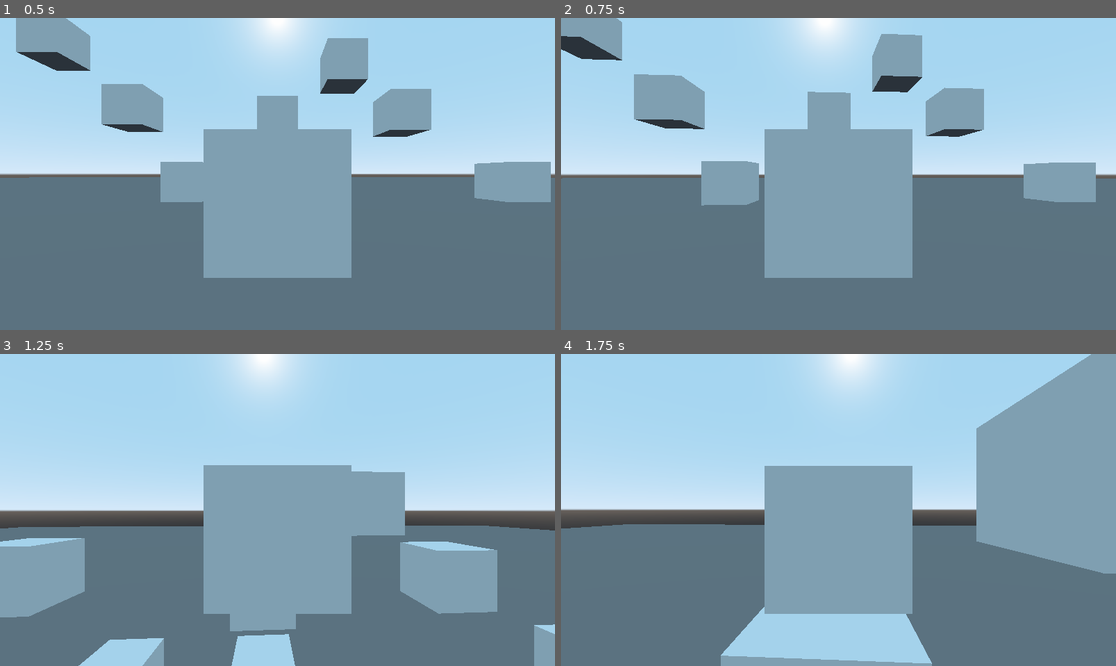
Above: before the commit, frames 1-4 (two rows, left to right).
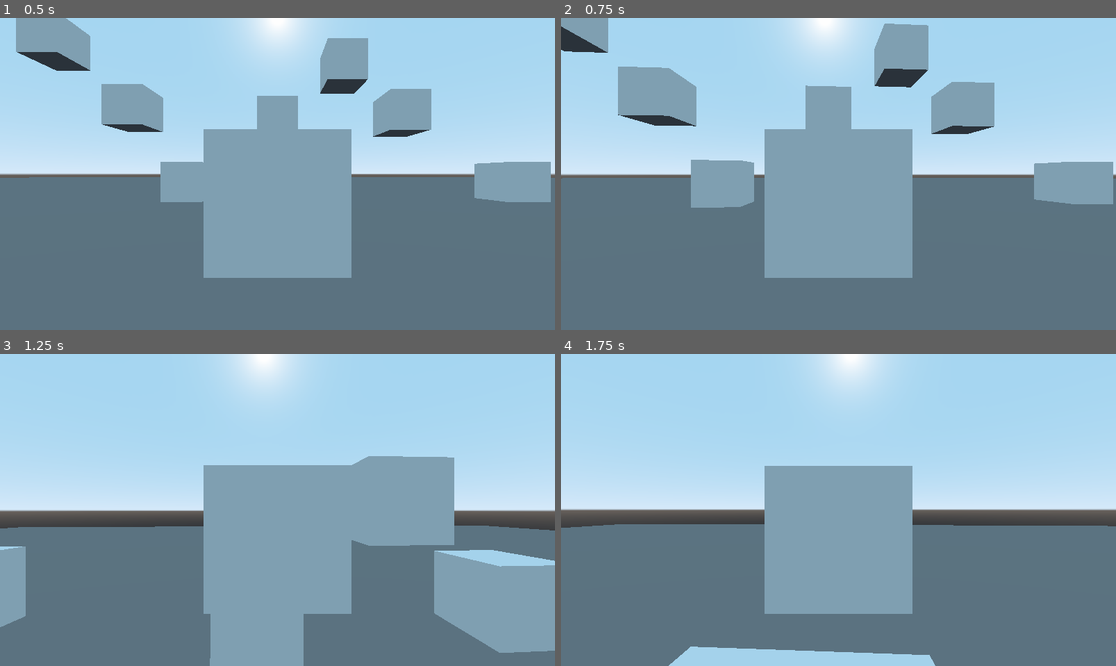
Above: after the commit, the same moments.

Repository: Truski/skipshift
Game: Godot game, scene res://TestScene/TestScene.tscn
Same seed, same stepped clock (60 frames per second), same inputs: the game is played once before the commit and once after it.
Inputs (mouse positions are in pixels of both pictures, inside the frame that each line leads up to):
- Up to frame 1 (0.5 s): no input
- Up to frame 2 (0.75 s): tap Enter at 0.5 s; move the mouse to (866, 174) at 0.52 s; hold W from 0.53 s (still down)
- Up to frame 3 (1.25 s): keep holding W; tap Space at 0.77 s
- Up to frame 4 (1.75 s): keep holding W; move the mouse to (810, 510) at 1.27 s; tap Space at 1.52 s

Frame 1 is identical in both runs. In frame 2, 4.3% of the frame differs, in the area x 0-100%, y 0-61%; in frame 3, 14%; in frame 4, 19%, in the area x 0-100%, y 0-100%.

Commit message:
Increase acceleration

Diff:
--- a/Player/Controller.gd
+++ b/Player/Controller.gd
@@ -2,7 +2,7 @@
 
 export(NodePath) var PlayerPath  = "" #You must specify this in the inspector!
 export(float) var MovementSpeed = 10
-export(float) var Acceleration = 3
+export(float) var Acceleration = 10
 export(float) var MaxJump = 19
 export(float) var MouseSensitivity = 2
 export(float) var RotationLimit = 45
